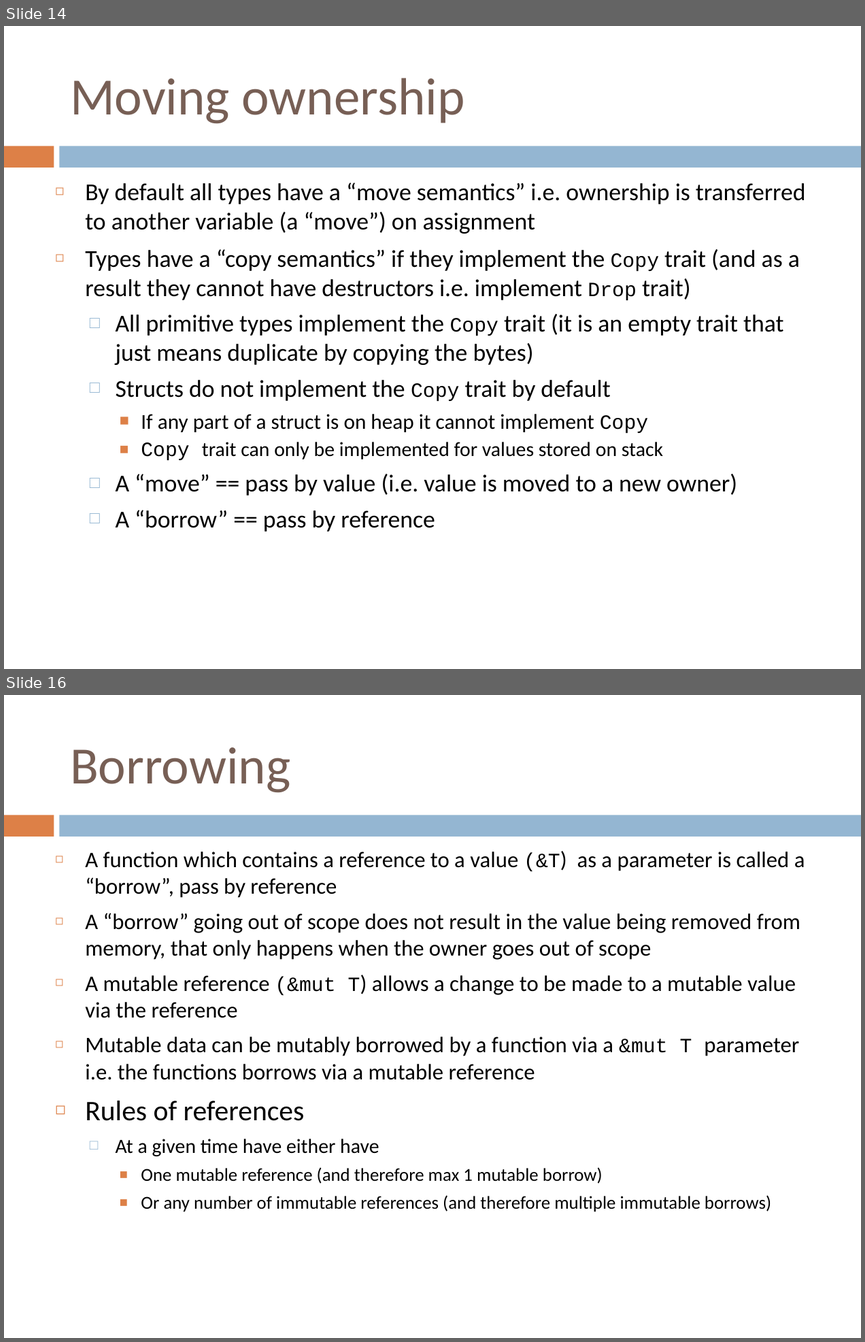
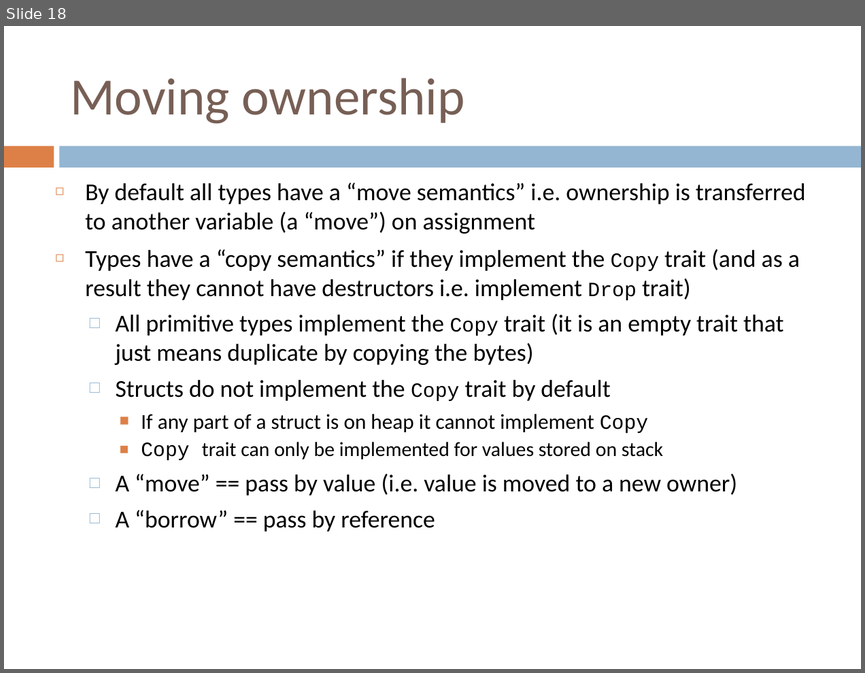
Before and after one commit to gclynch/rust, a slide deck: Rust session.ppt. Shown one above the other, each under a label of ours: slides 14 and 16 before the commit, slide 18 after it; the slides between them are not shown. The pictures are 865x1342 and 865x673 pixels, drawn with LibreOffice and Linux fonts; fonts in the diff are those of the drawing. Boxes give left, top, right and bottom in pixels: in the first picture for what was removed or moved away, otherwise in the second. Text is boxed around its words. In the diff, an @@ line names an element or a change of style, - is before the commit and + after.

```diff
--- a/Rust session.ppt
+++ b/Rust session.ppt
@@ slide 16 removed at (4, 695, 861, 1338), background #FFFFFF; not listed: 2 template elements that a slide beside it also shows @@
@@ title removed at (70, 747, 290, 792) @@
-Borrowing
@@ text removed at (85, 851, 805, 1212) @@
-◻ A function which contains a reference to a value (&T) as a parameter is called a “borrow”, pass by reference
-◻ A “borrow” going out of scope does not result in the value being removed from memory, that only happens when the owner goes out of scope
-◻ A mutable reference (&mut T) allows a change to be made to a mutable value via the reference
-◻ Mutable data can be mutably borrowed by a function via a &mut T parameter i.e. the functions borrows via a mutable reference
-◻ Rules of references
-  □ At a given time have either have
-    ■ One mutable reference (and therefore max 1 mutable borrow)
-    ■ Or any number of immutable references (and therefore multiple immutable borrows)
@@ what was slide 14 is now slide 18 @@
```
Also in this commit, not shown: 11 slides changed, 6 slides added.
